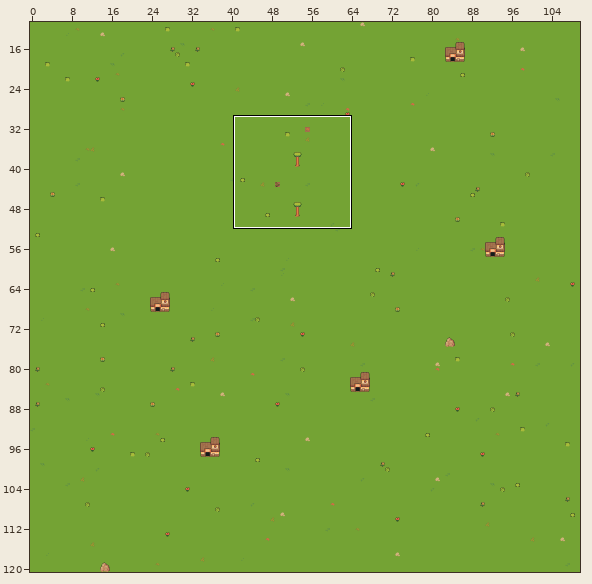
A Tiled map gets an edit: NinjaSurvival/Content/Map/Middle1.tmx. Above: a wide view before the commit, with the close-up outlined.
Close-up. Before the commit:
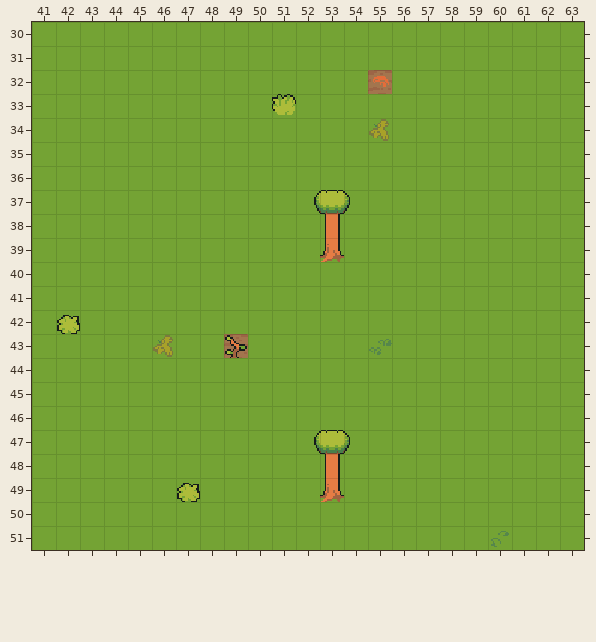
Cells are 16x16 px. Shown: x 41..63, y 30..51.
And afterwards:
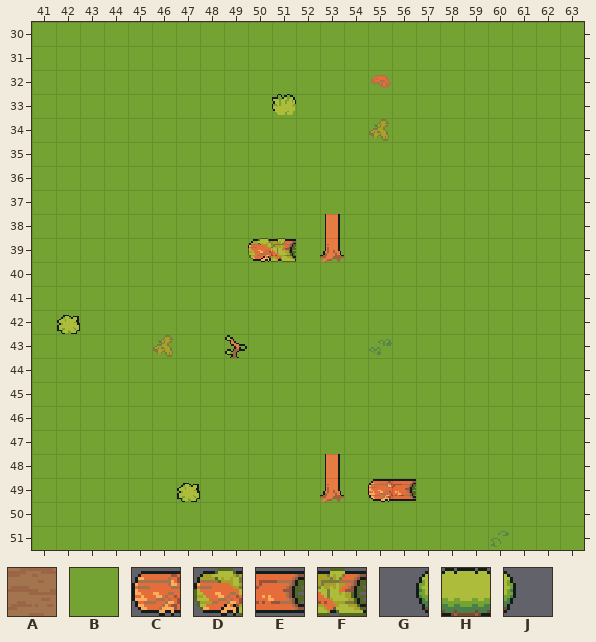
Key: from "AssestMap": A 2134, B 2401, C 3429 turned 270, D 3430 turned 270, E 3496 turned 270, F 3497 turned 270, G 3563, H 3564, J 3565.
_ is an empty cell.
Difference:
Layer "GroundLayer":
y 32: x 55 A -> B
y 43: x 49 A -> B
Layer "CollisionLayer":
y 39: x 50..51 __ -> DF
y 49: x 55..56 __ -> CE
Layer "OverlayLayer":
y 37: x 52..54 GHJ -> ___
y 47: x 52..54 GHJ -> ___
